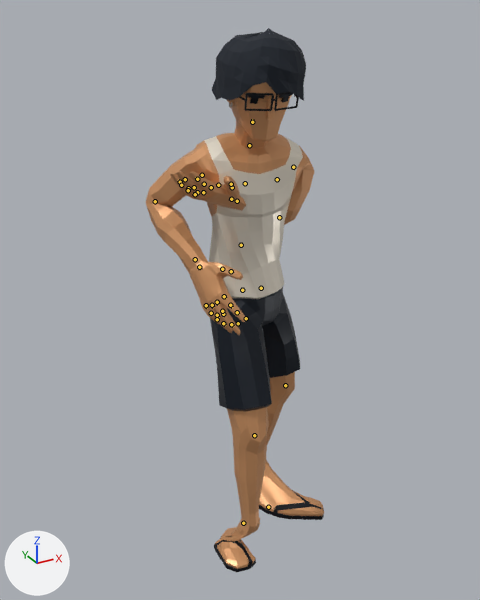
What one commit did to the glTF model assets/models/ready/rin/rin_pilot.glb.
Before and after are seen from a 50 mm lens placed at (-1.019, -1.82, 9.118), pointed at (-0.053, -0.063, 8.239). Every picture has the same lights, and +X, +Y and +Z are marked at lower left. The picture after the commit comes second. Both versions are drawn at frame 21 of the action 'Row'; the numbers are the values there. The bones that change, and the others that lie on the model, are drawn over the model as lines.

In view in the first picture: 'Beach_Body', 'Beach_Feet', 'Beach_Head', 'Beach_Legs', 'RinHair' and 1 more.
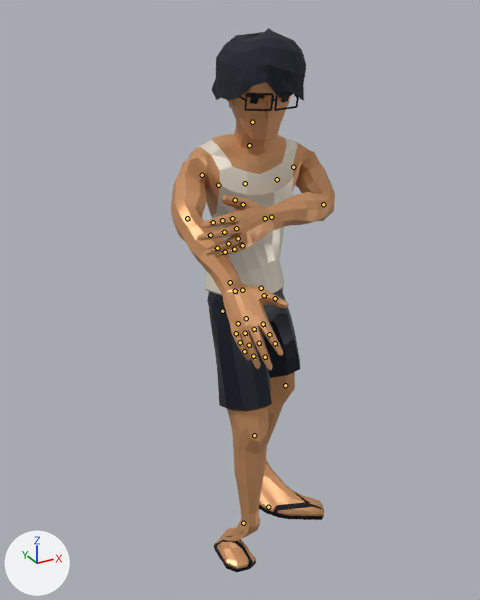
What differs and where, as boxes (x1, y1, x2, y2) in the pictures (480 x 600 px):
'Beach_Body', posed (17% taller)
    before: (146, 133, 314, 335)
    after: (171, 134, 335, 370)
bone 'UpperArm.L', root to tip
    before: (293, 167) to (293, 169)
    after: (293, 167) to (295, 169)
bone 'LowerArm.L', root to tip
    before: (279, 217) to (278, 217)
    after: (323, 204) to (322, 205)
bone 'UpperArm.R', root to tip
    before: (202, 175) to (200, 176)
    after: (202, 175) to (201, 177)
bone 'LowerArm.R', root to tip
    before: (155, 201) to (156, 203)
    after: (187, 218) to (188, 221)

The change, as a diff of the scene's bpy script:
```diff
--- a/assets/models/ready/rin/rin_pilot.glb.py
+++ b/assets/models/ready/rin/rin_pilot.glb.py
@@ bone_upperarm_l @@
 bone_upperarm_l = bpy.data.objects['CharacterArmature'].pose.bones['UpperArm.L']  # child of 'Shoulder.L'
-bone_upperarm_l.rotation_quaternion = (-0.654, 0.755, 0.003, 0.024)  # degrees (-98, -2, -2)
+bone_upperarm_l.rotation_quaternion = (0.689, -0.386, -0.315, -0.526)  # degrees (-22, -57, -63)
@@ bone_lowerarm_l @@
 bone_lowerarm_l = bpy.data.objects['CharacterArmature'].pose.bones['LowerArm.L']  # child of 'UpperArm.L'
-bone_lowerarm_l.rotation_quaternion = (0.571, -0.74, 0.022, -0.349)  # degrees (-97, -30, -30)
+bone_lowerarm_l.rotation_quaternion = (0.801, -0.465, -0.02, -0.376)  # degrees (-52, -22, -39)
@@ bone_upperarm_r @@
 bone_upperarm_r = bpy.data.objects['CharacterArmature'].pose.bones['UpperArm.R']  # child of 'Shoulder.R'
-bone_upperarm_r.rotation_quaternion = (0.924, -0.334, -0.018, -0.159)  # degrees (-39, -8, -17)
+bone_upperarm_r.rotation_quaternion = (0.791, -0.341, 0.327, 0.386)  # degrees (-27, 51, 39)
@@ bone_lowerarm_r @@
 bone_lowerarm_r = bpy.data.objects['CharacterArmature'].pose.bones['LowerArm.R']  # child of 'UpperArm.R'
-bone_lowerarm_r.rotation_quaternion = (0.648, -0.381, -0.078, 0.653)  # degrees (-41, 23, 82)
+bone_lowerarm_r.rotation_quaternion = (0.898, -0.335, -0.232, 0.162)  # degrees (-45, -18, 28)
```
